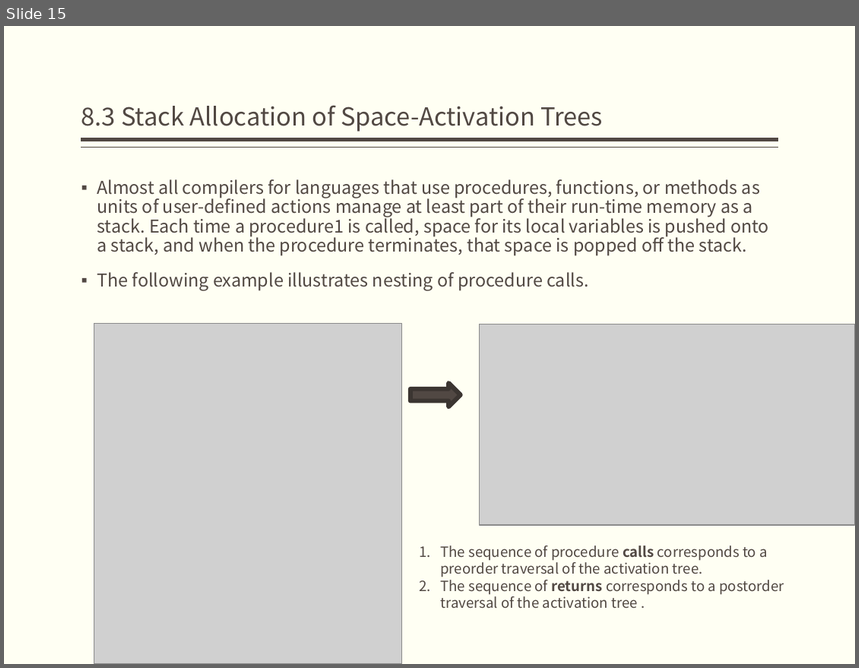
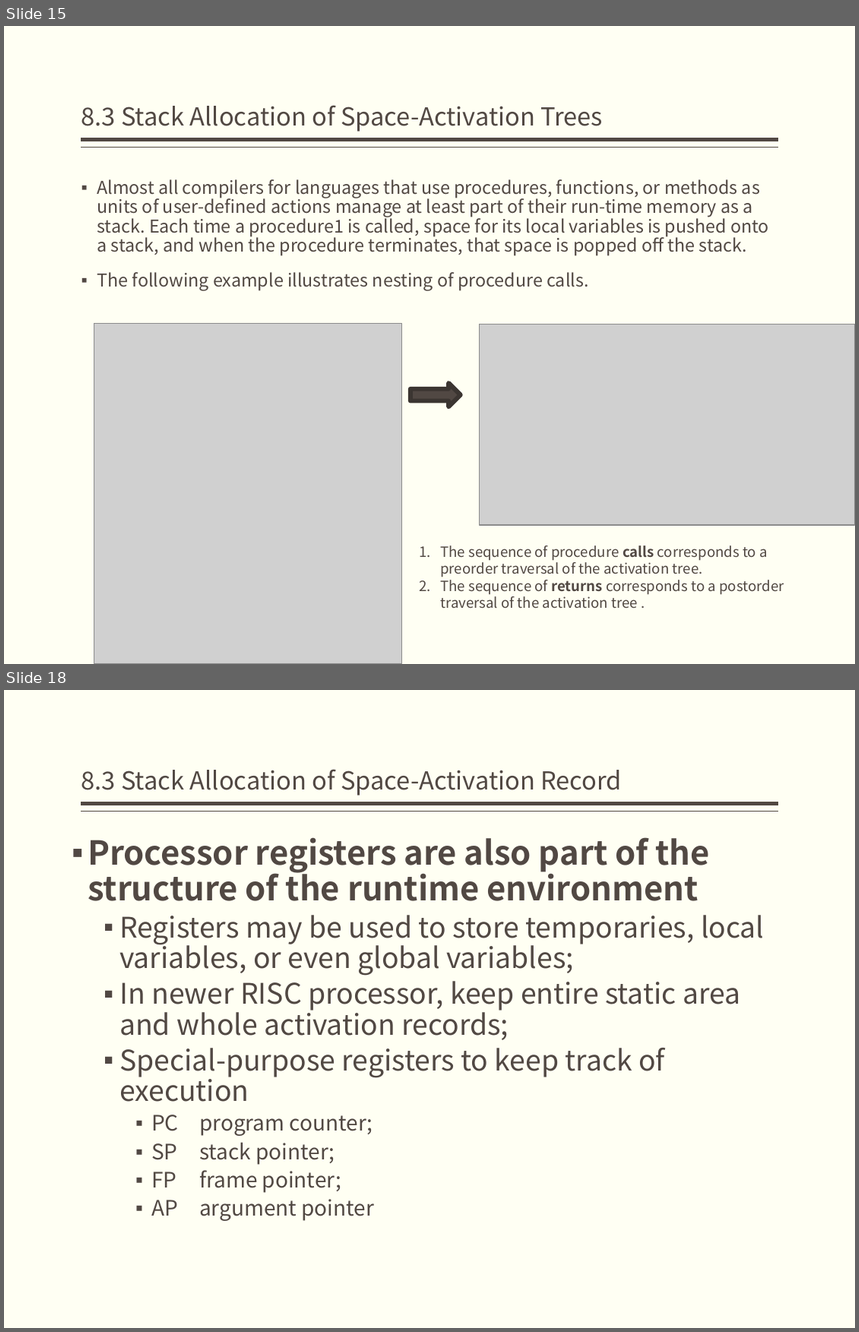
Before and after one commit to jz81/jz81.github.io, a slide deck: course/compiler/lecture/(Spring2020)Lecture8.pptx. Shown one above the other, each under a label of ours: slide 15 before the commit, slides 15 and 18 after it; the slides between them are not shown. The pictures are 859x668 and 859x1332 pixels, drawn with LibreOffice and Linux fonts; fonts in the diff are those of the drawing; grey boxes stand for pictures. Boxes give left, top, right and bottom in pixels: in the first picture for what was removed or moved away, otherwise in the second. Text is boxed around its words. In the diff, an @@ line names an element or a change of style, - is before the commit and + after.

```diff
--- a/course/compiler/lecture/(Spring2020)Lecture8.pptx
+++ b/course/compiler/lecture/(Spring2020)Lecture8.pptx
@@ slide 18 added at box(4, 690, 855, 1328), background #FFFFF3; not listed: 2 template elements that a slide beside it also shows @@
@@ title added at box(82, 769, 622, 796), 21 pt, text #514843 @@
+8.3 Stack Allocation of Space-Activation Record
@@ text added at box(88, 837, 764, 1221), 24 pt, text #514843 @@
+▪ Processor registers are also part of the structure of the runtime environment
+  ▪ Registers may be used to store temporaries, local variables, or even global variables;
+  ▪ In newer RISC processor, keep entire static area and whole activation records;
+  ▪ Special-purpose registers to keep track of execution
+    ▪ PC program counter;
+    ▪ SP stack pointer;
+    ▪ FP frame pointer;
+    ▪ AP argument pointer
```
Also in this commit, not shown: 1 slide changed, 6 other slides added, 5 slides removed.
